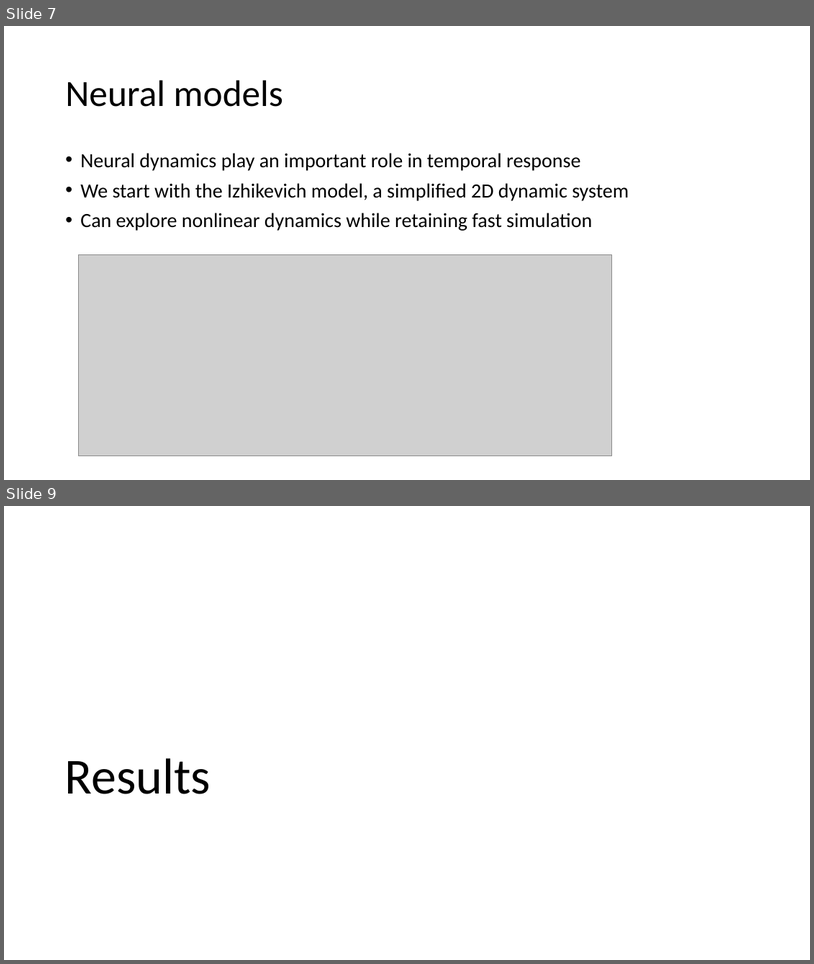
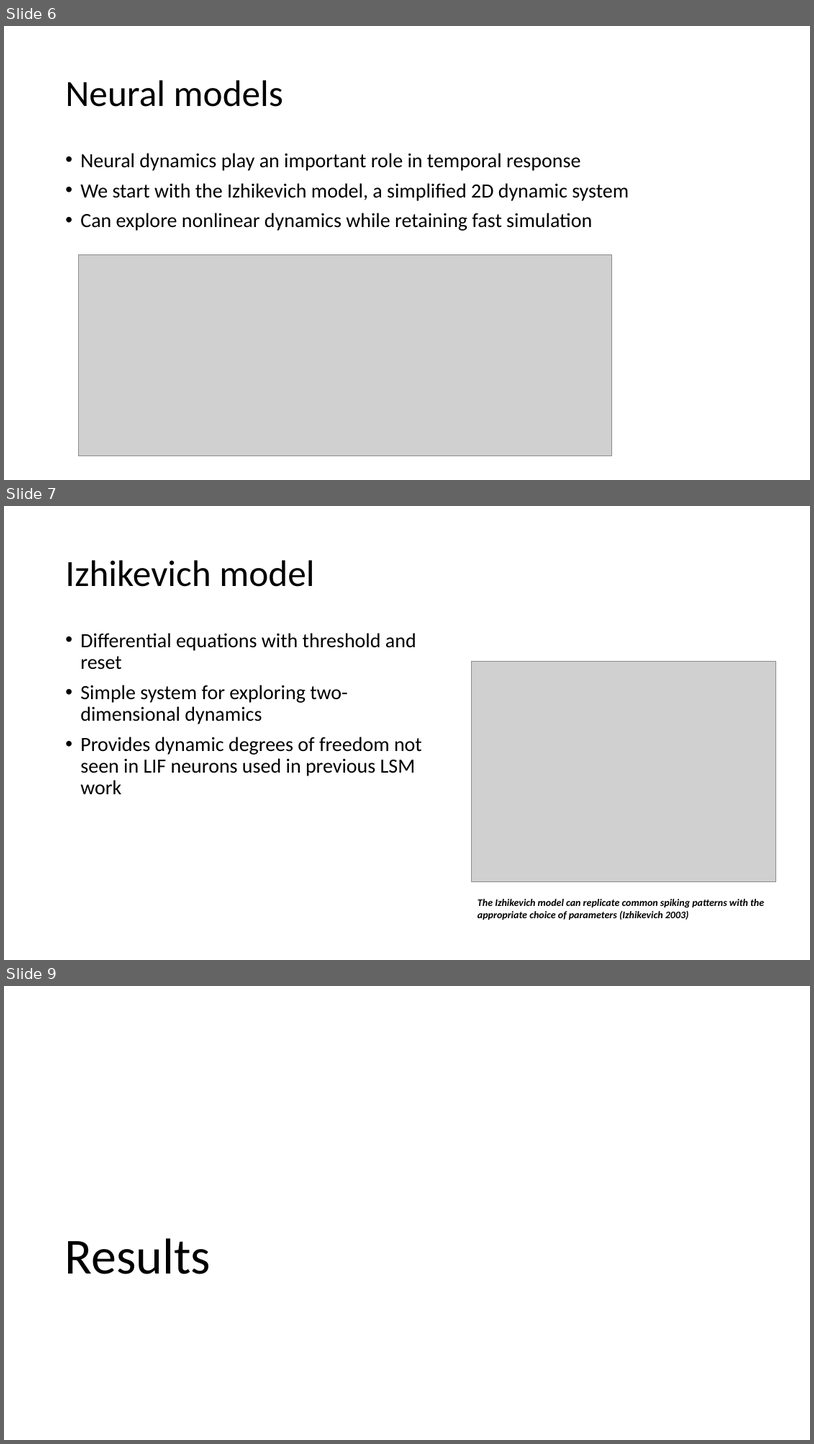
Before and after one commit to vbaker145/neuron, a slide deck: thesis/oral_qual/Oral Qual Presentation.pptx. Shown one above the other, each under a label of ours: slides 7 and 9 before the commit, slides 6, 7 and 9 after it; the slides between them are not shown. The pictures are 814x964 and 814x1444 pixels, drawn with LibreOffice and Linux fonts; fonts in the diff are those of the drawing; grey boxes stand for pictures; background and template pictures are left out. Boxes give left, top, right and bottom in pixels: in the first picture for what was removed or moved away, otherwise in the second. Text is boxed around its words. In the diff, an @@ line names an element or a change of style, - is before the commit and + after.

Commit message:
Oral qual presentation with new distance figures

```diff
--- a/thesis/oral_qual/Oral Qual Presentation.pptx
+++ b/thesis/oral_qual/Oral Qual Presentation.pptx
@@ slide 7 added at <box>4,506,810,960</box>, background #FFFFFF @@
@@ title added at <box>65,560,314,587</box>, 44 pt, text #000000 @@
+Izhikevich model
@@ text added at <box>80,633,422,795</box>, 24 pt, text #000000 @@
+• Differential equations with threshold and reset
+• Simple system for exploring two-dimensional dynamics
+• Provides dynamic degrees of freedom not seen in LIF neurons used in previous LSM work
@@ picture added at <box>471,661,776,882</box> @@
@@ text added at <box>478,898,764,920</box>, 12 pt, text #000000, bold, italic @@
+The Izhikevich model can replicate common spiking patterns with the appropriate choice of parameters (Izhikevich 2003)
@@ what was slide 7 is now slide 6 @@
```
Also in this commit, not shown: 4 slides changed, 9 other slides added, 2 slides removed, 10 other files.
